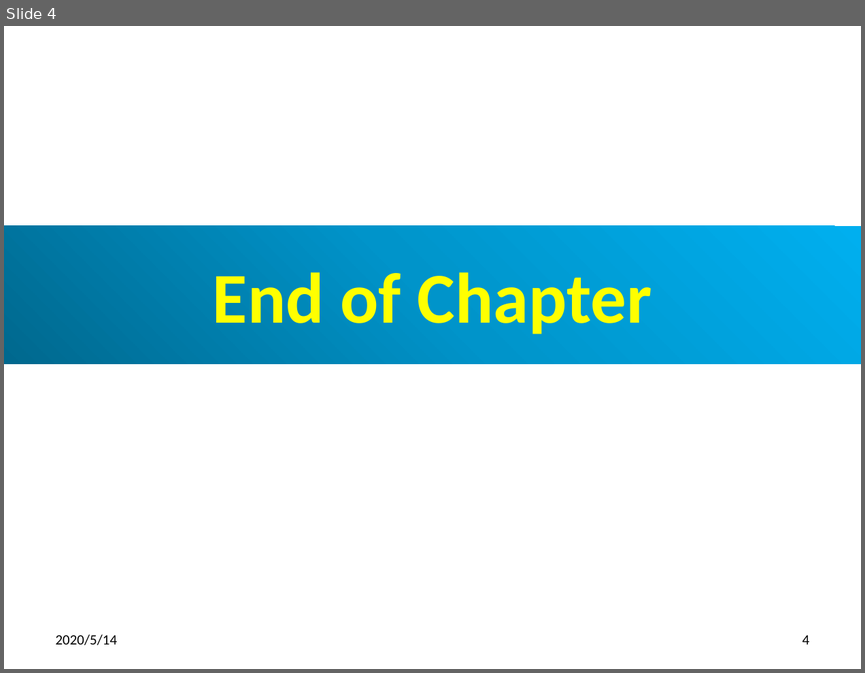
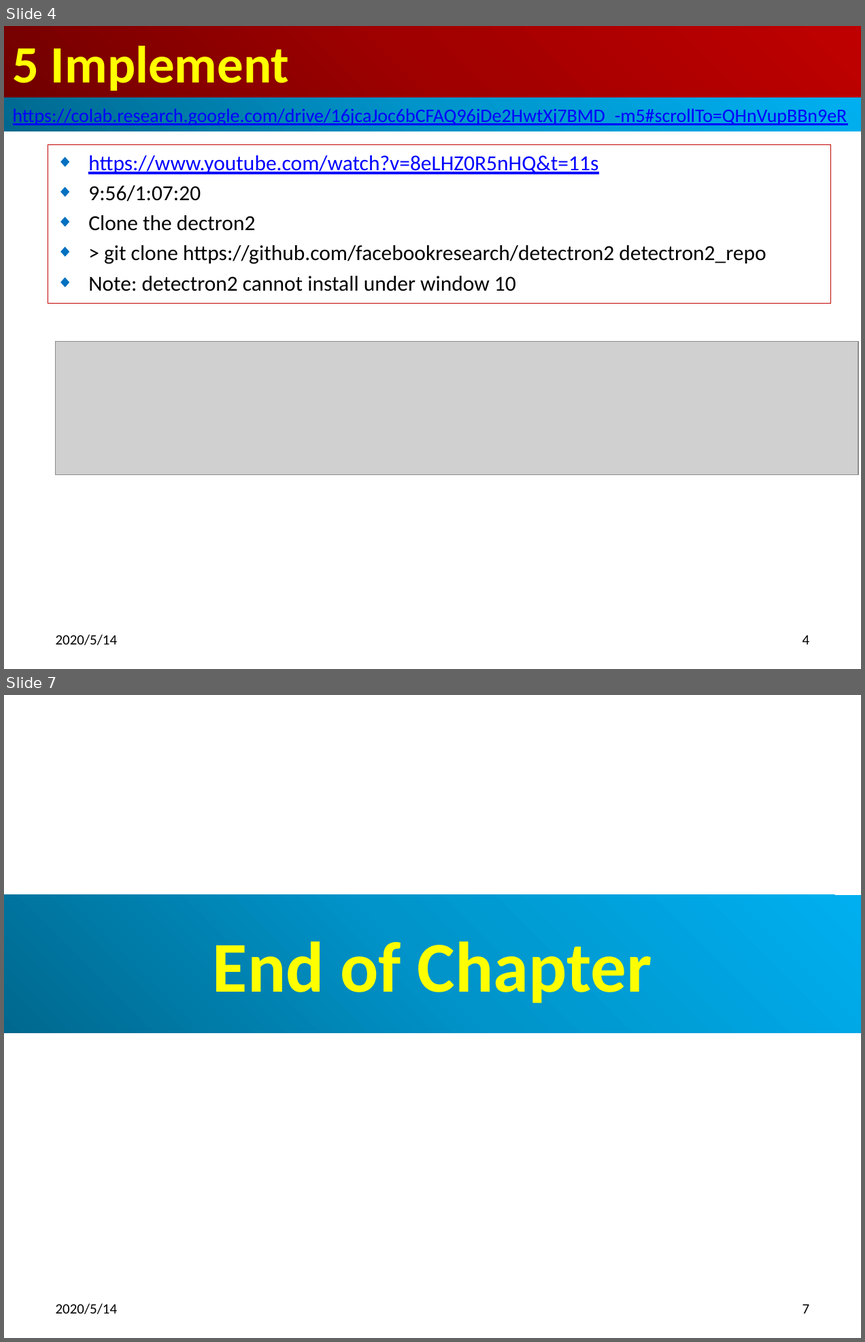
Before and after one commit to peterhchen/1000_PyTorch_FacialRecognition, a slide deck: 05_Implement.pptx. Shown one above the other, each under a label of ours: slide 4 before the commit, slides 4 and 7 after it; the slides between them are not shown. The pictures are 865x673 and 865x1342 pixels, drawn with LibreOffice and Linux fonts; fonts in the diff are those of the drawing; grey boxes stand for pictures. Boxes give left, top, right and bottom in pixels: in the first picture for what was removed or moved away, otherwise in the second. Text is boxed around its words. In the diff, an @@ line names an element or a change of style, - is before the commit and + after.

```diff
--- a/05_Implement.pptx
+++ b/05_Implement.pptx
@@ slide 4 added at (4, 26, 861, 669), background #FFFFFF @@
@@ title added at (4, 26, 861, 98), fill gradient #720000 to #A20000 to #C00000, 44 pt, text #FFFF00, bold @@
+5 Implement
@@ rectangle added at (4, 98, 861, 131), fill gradient #00688E to #0094CA to #00B0F0, 16 pt, text #0000FF, underline @@
+https://colab.research.google.com/drive/16jcaJoc6bCFAQ96jDe2HwtXj7BMD_-m5#scrollTo=QHnVupBBn9eR
@@ subtitle added at (48, 145, 830, 303), outline #C00000 0.75 pt, 18 pt, text #000000 @@
+◆ https://www.youtube.com/watch?v=8eLHZ0R5nHQ&t=11s
+◆ 9:56/1:07:20
+◆ Clone the dectron2
+◆ > git clone https://github.com/facebookresearch/detectron2 detectron2_repo
+◆ Note: detectron2 cannot install under window 10
@@ picture added at (56, 342, 858, 475) @@
@@ text added at (56, 634, 118, 645), 12 pt, text #000000 @@
+2020/5/14
@@ page number added at (802, 635, 810, 644), 12 pt, text #000000 @@
+4
@@ what was slide 4 is now slide 7 @@
@@ page number at (802, 1304, 810, 1313): text changed @@
-4
+7
```
Also in this commit, not shown: 1 slide changed, 2 other slides added, 3 other files.
